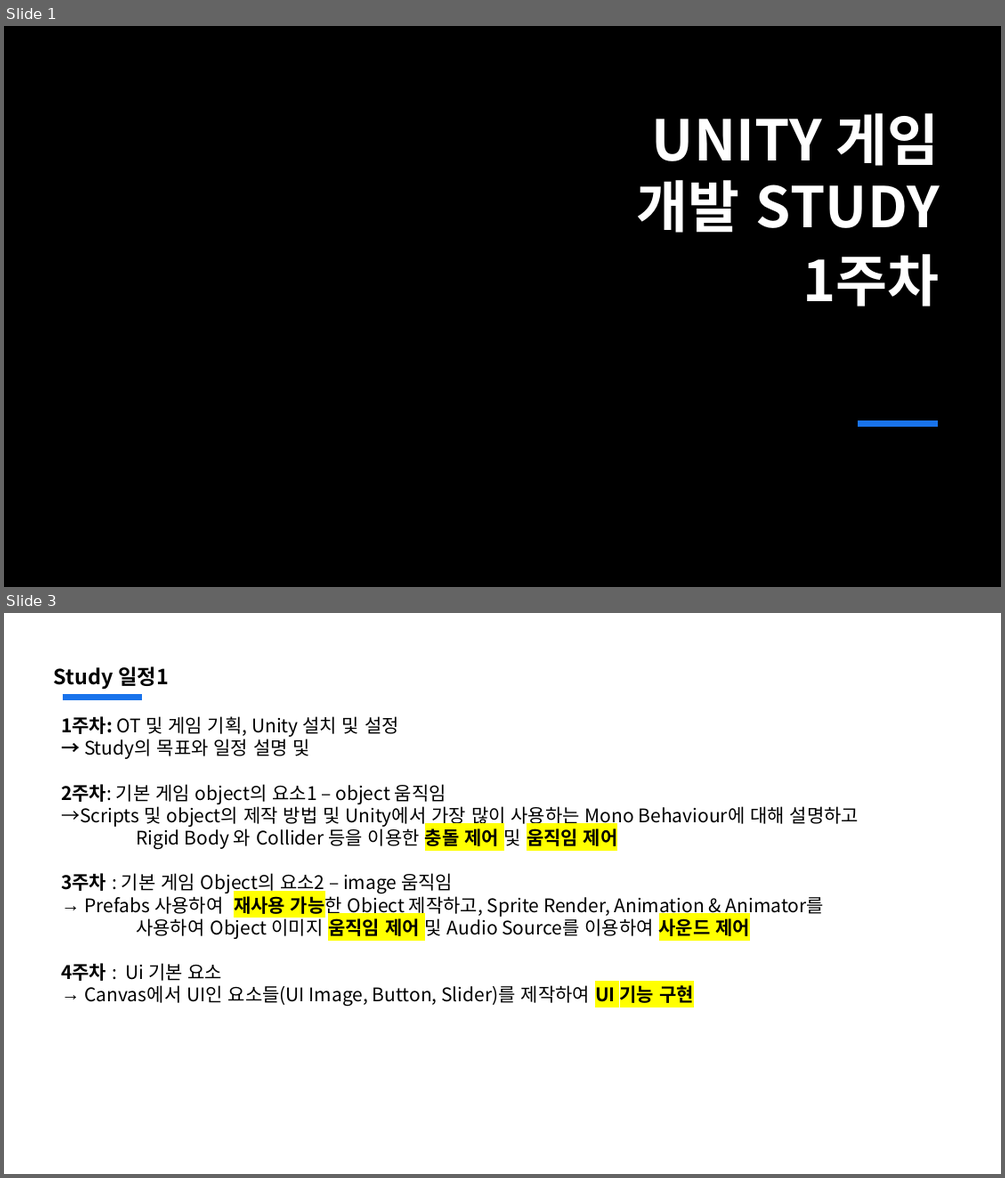
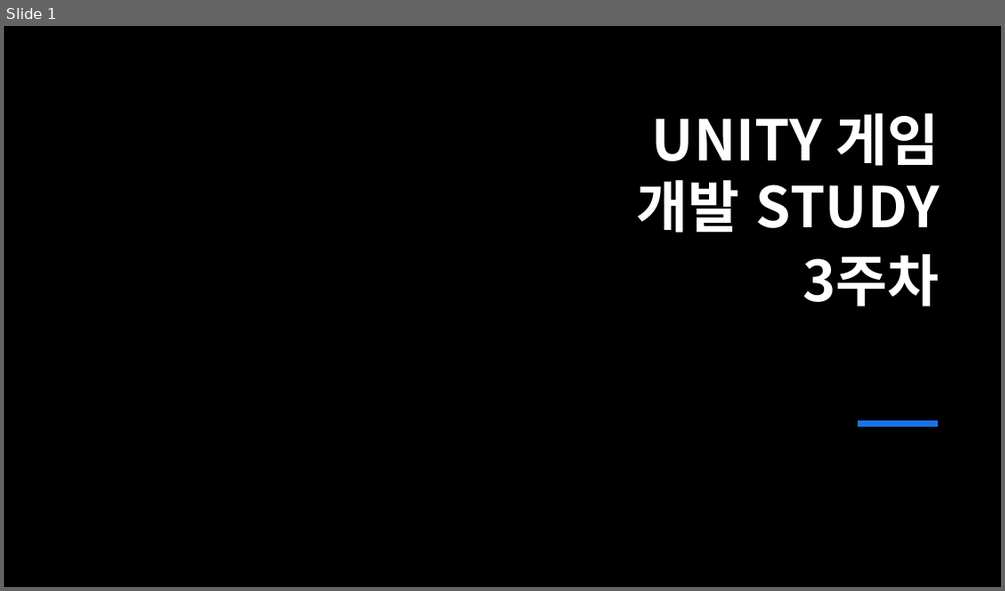
Before and after one commit to jsjin01/MJsec_Unity_Mentoring, a slide deck: MJsec_게임 개발 멘토링/MJsec_3주차.pptx. Shown one above the other, each under a label of ours: slides 1 and 3 before the commit, slide 1 after it; the slides between them are not shown. The pictures are 1005x1178 and 1005x591 pixels, drawn with LibreOffice and Linux fonts; fonts in the diff are those of the drawing; background and template pictures are left out. Boxes give left, top, right and bottom in pixels: in the first picture for what was removed or moved away, otherwise in the second. Text is boxed around its words. In the diff, an @@ line names an element or a change of style, - is before the commit and + after.

```diff
--- a/MJsec_게임 개발 멘토링/MJsec_3주차.pptx
+++ b/MJsec_게임 개발 멘토링/MJsec_3주차.pptx
@@ slide 3 removed at bbox=[4, 613, 1001, 1174], background #FFFFFF @@
@@ text removed at bbox=[54, 666, 169, 690] @@
-Study 일정1
@@ text removed at bbox=[61, 716, 858, 1006] @@
-1주차: OT 및 게임 기획, Unity 설치 및 설정
-→ Study의 목표와 일정 설명 및
-2주차: 기본 게임 object의 요소1 – object 움직임
-→Scripts 및 object의 제작 방법 및 Unity에서 가장 많이 사용하는 Mono Behaviour에 대해 설명하고
-Rigid Body 와 Collider 등을 이용한 충돌 제어 및 움직임 제어
-3주차 : 기본 게임 Object의 요소2 – image 움직임
-→ Prefabs 사용하여 재사용 가능한 Object 제작하고, Sprite Render, Animation & Animator를
-사용하여 Object 이미지 움직임 제어 및 Audio Source를 이용하여 사운드 제어
-4주차 : Ui 기본 요소
-→ Canvas에서 UI인 요소들(UI Image, Button, Slider)를 제작하여 UI 기능 구현
@@ line removed from (63, 698) to (142, 698) @@
@@ slide 1 changed as well @@
@@ text at bbox=[802, 254, 939, 306]: text changed @@
-1주차
+3주차
```
Also in this commit, not shown: 8 other slides removed, 24 other files.
